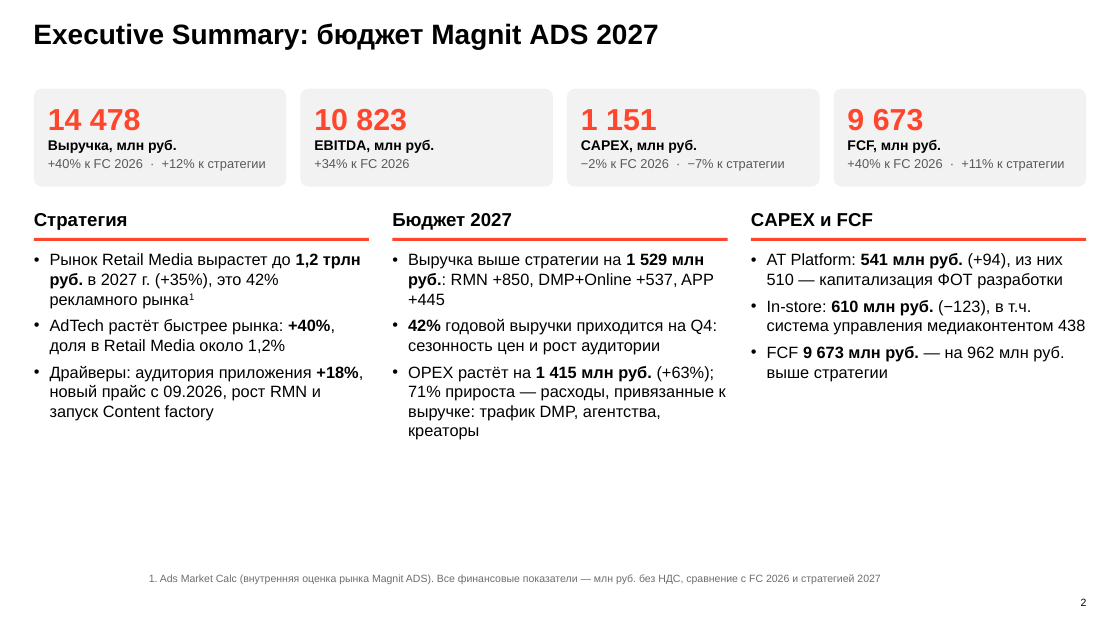
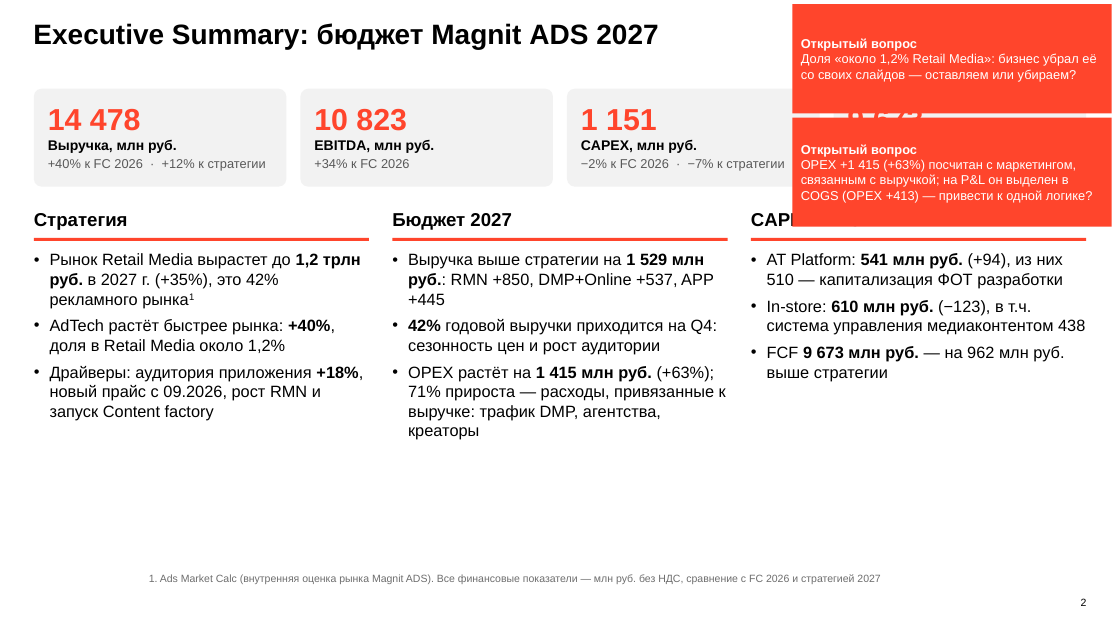
Before and after one commit to DenisMagnit/1, a slide deck: slide 2 of BU27_AdTech_final_deck_1016.pptx. Drawn at 1120x630 pixels with LibreOffice and Linux fonts; fonts in the diff are those of the drawing; background and template pictures are left out. Boxes give left, top, right and bottom in pixels: in the first picture for what was removed or moved away, otherwise in the second. Text is boxed around its words. In the diff, an @@ line names an element or a change of style, - is before the commit and + after.

```diff
--- a/BU27_AdTech_final_deck_1016.pptx
+++ b/BU27_AdTech_final_deck_1016.pptx
@@ rectangle added at (792, 4, 1112, 113), fill #FF452C, 11 pt, text #FFFFFF @@
+Открытый вопрос
+Доля «около 1,2% Retail Media»: бизнес убрал её со своих слайдов — оставляем или убираем?
@@ text "9 673" rewrapped from (833, 89, 1086, 187) to (847, 113, 1064, 171) @@
@@ rectangle added at (792, 118, 1112, 227), fill #FF452C, 11 pt, text #FFFFFF @@
+Открытый вопрос
+OPEX +1 415 (+63%) посчитан с маркетингом, связанным с выручкой; на P&L он выделен в COGS (OPEX +413) — привести к одной логике?
```
Also in this commit, not shown: 7 other slides changed.
